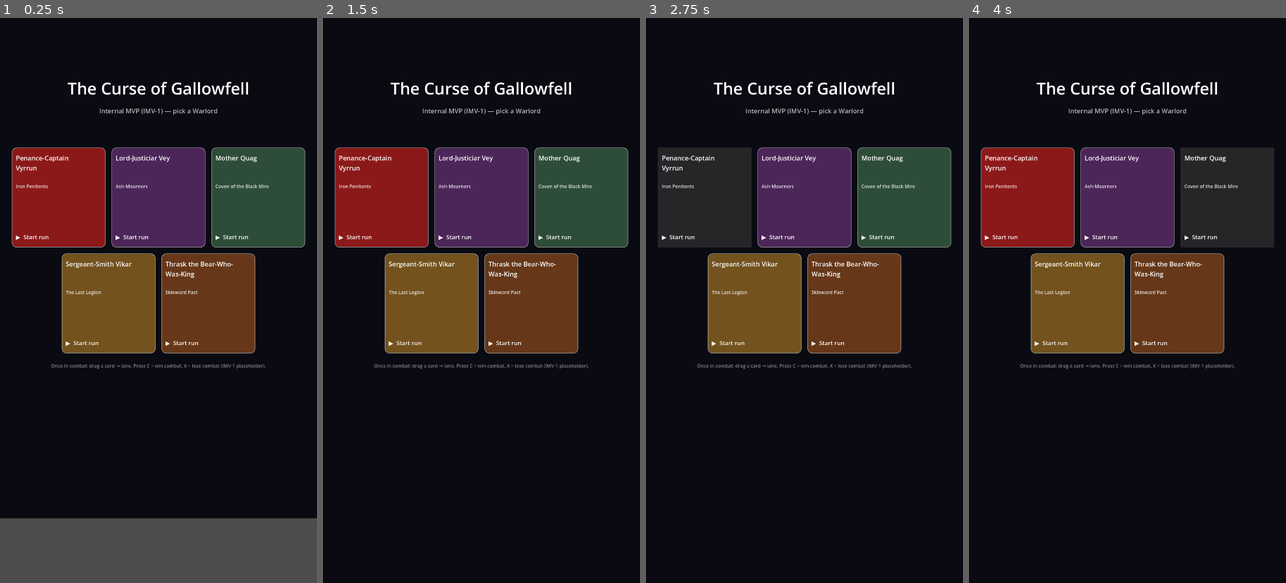
Above: before the commit, frames 1-4 (left to right).
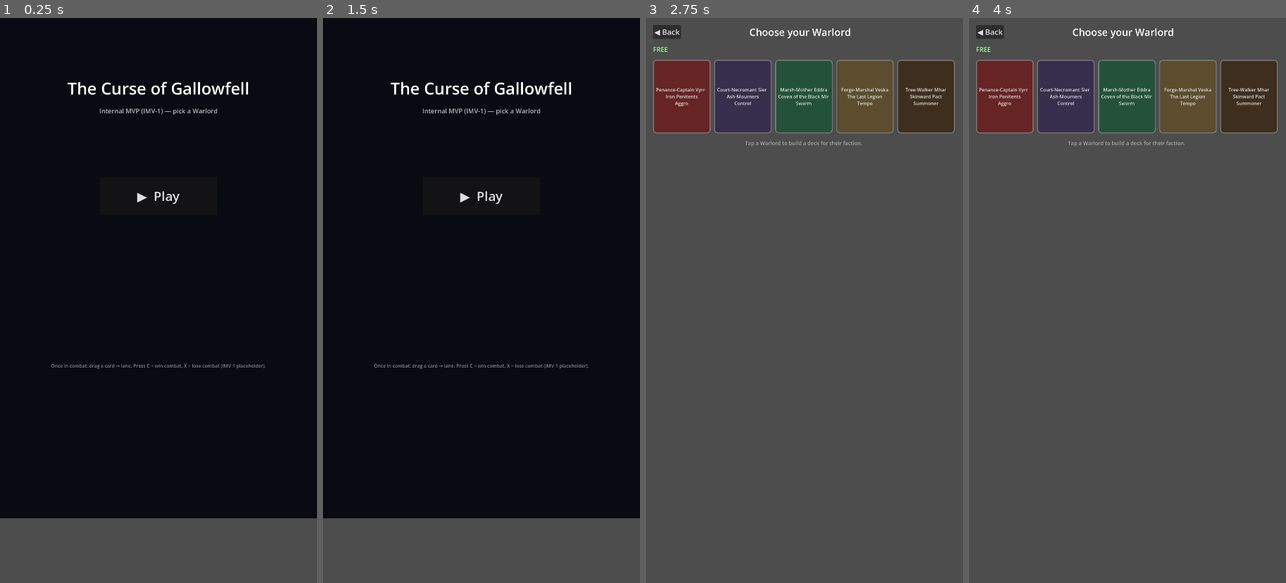
Above: after the commit, the same moments.

Repository: Gonzo8285/MobileGame
Game: Godot game, scene res://scenes/run_controller.tscn
Same seed, same stepped clock (60 frames per second), same inputs: the game is played once before the commit and once after it.
Inputs (mouse positions are in pixels of both pictures, inside the frame that each line leads up to):
- Up to frame 1 (0.25 s): no input
- Up to frame 2 (1.5 s): click "Penance-Captain Vyrrun" (after the commit: "▶ Play") at 0.5 s; click "◀ Back" at 1.25 s
- Up to frame 3 (2.75 s): click "Penance-Captain Vyrrun" (after the commit: "▶ Play") at 2 s
- Up to frame 4 (4 s): click (1127, 198) at 2.75 s, where only the run before the commit has a clickable "Lord-Justiciar Vey"; click (1225, 198) at 3.5 s, where only the run before the commit has a clickable "Mother Quag"

The runs differ from the first frame. In frame 1, 26% of the frame differs, in the area x 3-97%, y 22-60%; in frame 2, 38%; in frame 3, 100%; in frame 4, 100%, in the area x 0-100%, y 0-100%.

Commit message:
feat(warlord): Warlord-select screen + Title/router wiring + WL-5 faction (WL-3/WL-4/WL-5)
- WL-3: src/ui/warlord_select.gd + .tscn — data-driven roster grid from
  WarlordDatabase (5 free selectable; paid rendered locked); tap free -> deck
  builder scoped to that faction. Programmatic UI; detail panel + per-tile art
  deferred polish.
- WL-4: GameState screen-router signals (warlord_select_requested / title_requested)
  + request_* helpers; RunController swaps to WarlordSelect/Title. Title's 5
  hardcoded warlord buttons replaced by a single Play -> Warlord Select.
  deck_builder Back fixed (was change_scene_to_file, which would replace
  RunController itself) -> routes to Warlord Select.
- WL-5: run_controller._get_active_warlord_faction now returns
  WarlordDatabase.faction_of(active_warlord_id) (was a hardcoded match).

Verified: warlord_select_flow_test drives Title->Select->Build->run + Back;
suite 14/14 green.

Co-Authored-By: Claude Opus 4.8 <noreply@anthropic.com>

Diff:
--- /dev/null
+++ b/game/scenes/warlord_select.tscn
@@ -0,0 +1,9 @@
+[gd_scene load_steps=2 format=3 uid="uid://gallowfell_warlord_select"]
+
+[ext_resource type="Script" path="res://src/ui/warlord_select.gd" id="1_warlordselect"]
+
+[node name="WarlordSelect" type="Control"]
+anchors_preset = 15
+anchor_right = 1.0
+anchor_bottom = 1.0
+script = ExtResource("1_warlordselect")
--- a/game/src/main.gd
+++ b/game/src/main.gd
@@ -28,6 +28,7 @@
 		_run_dev_test("res://src/runtime/map_test.gd")           # B2.9
 		_run_dev_test("res://src/runtime/e2e_smoke_test.gd")     # B2.10
 		_run_dev_test("res://src/runtime/deck_builder_flow_test.gd")  # DB-5
+		_run_dev_test("res://src/runtime/warlord_select_flow_test.gd") # WL-4
 
 
 func _run_dev_test(path: String) -> void:
--- a/game/src/runtime/game_state.gd
+++ b/game/src/runtime/game_state.gd
@@ -193,9 +193,23 @@
 # Run lifecycle
 # ============================================================================
 
+## Screen-router signals — RunController swaps to the matching scene (WL-4).
+signal warlord_select_requested()
+signal title_requested()
+
 ## Emitted when a Warlord has been chosen and the player should assemble a deck.
 ## RunController listens and swaps to the deck-builder screen (DB-5).
 signal deck_build_requested(warlord_id: StringName, faction: int)
+
+
+## Ask the run controller to show the Warlord-select screen (WL-4).
+func request_warlord_select() -> void:
+	warlord_select_requested.emit()
+
+
+## Ask the run controller to return to the Title screen (WL-4).
+func request_title() -> void:
+	title_requested.emit()
 
 
 ## Ask the run controller to open the deck-builder for `warlord_id` / `faction`.
--- a/game/src/runtime/run_controller.gd
+++ b/game/src/runtime/run_controller.gd
@@ -22,6 +22,7 @@
 const REWARD_SCENE: PackedScene = preload("res://scenes/reward_view.tscn")
 const GAME_OVER_SCENE: PackedScene = preload("res://scenes/game_over.tscn")
 const DECK_BUILDER_SCENE: PackedScene = preload("res://scenes/deck_builder.tscn")
+const WARLORD_SELECT_SCENE: PackedScene = preload("res://scenes/warlord_select.tscn")
 
 # How many enemies to spawn per combat. Placeholder until proper wave content
 # is per-node. Hook for B2.11 (Hanging Hour escalation per chapter depth).
@@ -39,6 +40,9 @@
 	GameState.run_started.connect(_on_run_started)
 	# DB-5: Title emits deck_build_requested on Warlord pick → show the builder.
 	GameState.deck_build_requested.connect(_on_deck_build_requested)
+	# WL-4: screen router — Title "Play" → Warlord Select; Back → Title.
+	GameState.warlord_select_requested.connect(func(): _swap_to(WARLORD_SELECT_SCENE))
+	GameState.title_requested.connect(func(): _swap_to(TITLE_SCENE))
 	# Start on title screen.
 	_swap_to(TITLE_SCENE)
 
@@ -363,14 +367,8 @@
 
 
 func _get_active_warlord_faction() -> int:
-	# Map starter warlord ids → factions. Real game reads from Warlord resource.
-	match GameState.active_warlord_id:
-		&"vyrrun": return GFEnums.Faction.IRON_PENITENTS
-		&"vey":    return GFEnums.Faction.ASH_MOURNERS
-		&"quag":   return GFEnums.Faction.COVEN
-		&"sergeant_smith_vikar": return GFEnums.Faction.LAST_LEGION
-		&"thrask": return GFEnums.Faction.SKINWARD_PACT
-		_:         return GFEnums.Faction.NEUTRAL
+	# WL-5: resolve via the roster DB (was a hardcoded match).
+	return WarlordDatabase.faction_of(GameState.active_warlord_id)
 
 
 
--- /dev/null
+++ b/game/src/runtime/warlord_select_flow_test.gd
@@ -0,0 +1,53 @@
+extends Node
+## WL-4 — Title → Warlord-Select → Deck-Builder wiring (headless integration).
+##
+## Drives the scene router through RunController: Title "Play" opens Warlord
+## Select; selecting a Warlord opens the deck-builder scoped to that faction;
+## run_controller resolves the same faction via WarlordDatabase (WL-5); Back
+## from the builder returns to Warlord Select. PASS = 0 errors.
+
+
+func _ready() -> void:
+	var rc := _run()
+	if rc == 0:
+		print("[warlord_select_flow_test] PASS")
+	else:
+		printerr("[warlord_select_flow_test] FAIL — %d errors" % rc)
+
+
+func _run() -> int:
+	var errors := 0
+
+	var ctrl := (load("res://scenes/run_controller.tscn") as PackedScene).instantiate() as RunController
+	add_child(ctrl)  # boots to Title
+
+	# Title "Play" → Warlord Select.
+	GameState.request_warlord_select()
+	if not (ctrl._active_child is WarlordSelect):
+		printerr("Play did not open WarlordSelect (got %s)" %
+				("null" if ctrl._active_child == null else ctrl._active_child.get_class()))
+		ctrl.queue_free()
+		return errors + 1
+
+	# Select Sieren (Ash-Mourners) → deck-builder scoped to that faction.
+	GameState.active_warlord_id = &"sieren"
+	GameState.request_deck_build(&"sieren", GFEnums.Faction.ASH_MOURNERS)
+	if not (ctrl._active_child is DeckBuilder):
+		errors += 1; printerr("Select did not open DeckBuilder")
+	else:
+		var db := ctrl._active_child as DeckBuilder
+		if db._faction != GFEnums.Faction.ASH_MOURNERS:
+			errors += 1; printerr("deck-builder faction %d, expected ASH_MOURNERS" % db._faction)
+
+	# WL-5: run_controller resolves the same faction via WarlordDatabase.
+	if ctrl._get_active_warlord_faction() != GFEnums.Faction.ASH_MOURNERS:
+		errors += 1; printerr("run_controller faction != ASH_MOURNERS via WarlordDatabase")
+
+	# Back from the builder → Warlord Select (not change_scene_to_file).
+	if ctrl._active_child is DeckBuilder:
+		ctrl._active_child._on_back()
+		if not (ctrl._active_child is WarlordSelect):
+			errors += 1; printerr("deck-builder Back did not return to WarlordSelect")
+
+	ctrl.queue_free()
+	return errors
--- a/game/src/ui/deck_builder.gd
+++ b/game/src/ui/deck_builder.gd
@@ -145,7 +145,10 @@
 
 
 func _on_back() -> void:
-	get_tree().change_scene_to_file("res://scenes/title.tscn")
+	# Route back through the RunController scene router (WL-4). NOT
+	# change_scene_to_file — the builder is RunController's child, so that would
+	# replace RunController itself. Back → Warlord select.
+	GameState.request_warlord_select()
 
 
 # ============================================================================
--- a/game/src/ui/title.gd
+++ b/game/src/ui/title.gd
@@ -41,34 +41,16 @@
 	sub.horizontal_alignment = HORIZONTAL_ALIGNMENT_CENTER
 	add_child(sub)
 
-	# Three warlord buttons.
-	var warlords := [
-		{"id": &"vyrrun", "name": "Penance-Captain Vyrrun", "faction": "Iron Penitents", "colour": Color(0.55, 0.10, 0.10)},
-		{"id": &"vey",    "name": "Lord-Justiciar Vey",     "faction": "Ash-Mourners",   "colour": Color(0.30, 0.15, 0.35)},
-		{"id": &"quag",   "name": "Mother Quag",            "faction": "Coven of the Black Mire", "colour": Color(0.18, 0.30, 0.22)},
-		{"id": &"sergeant_smith_vikar", "name": "Sergeant-Smith Vikar", "faction": "The Last Legion", "colour": Color(0.45, 0.32, 0.12)},
-		{"id": &"thrask", "name": "Thrask the Bear-Who-Was-King", "faction": "Skinward Pact", "colour": Color(0.40, 0.22, 0.10)},
-	]
-	# Two-row grid: 3 across the top, 2 centred underneath. 1080px viewport.
-	var btn_w: float = 320.0
-	var btn_h: float = 340.0
-	var gap: float = 20.0
-	var top_row_count: int = 3
-	var top_row_w: float = top_row_count * btn_w + (top_row_count - 1) * gap
-	var top_x_start: float = (1080.0 - top_row_w) * 0.5
-	var bot_row_count: int = warlords.size() - top_row_count
-	var bot_row_w: float = bot_row_count * btn_w + (bot_row_count - 1) * gap
-	var bot_x_start: float = (1080.0 - bot_row_w) * 0.5
-	for i in range(warlords.size()):
-		var w: Dictionary = warlords[i]
-		var btn := _make_warlord_button(w)
-		if i < top_row_count:
-			btn.position = Vector2(top_x_start + i * (btn_w + gap), 440)
-		else:
-			var j: int = i - top_row_count
-			btn.position = Vector2(bot_x_start + j * (btn_w + gap), 440 + btn_h + gap)
-		btn.size = Vector2(btn_w, btn_h)
-		add_child(btn)
+	# WL-4: a single Play button opens the data-driven Warlord-select screen.
+	# (The old hardcoded warlord grid is superseded by WarlordSelect; the
+	# _make_warlord_button/_start_run_with helpers below are now dead code.)
+	var play := Button.new()
+	play.text = "▶  Play"
+	play.add_theme_font_size_override("font_size", 44)
+	play.position = Vector2(340, 540)
+	play.size = Vector2(400, 130)
+	play.pressed.connect(func(): GameState.request_warlord_select())
+	add_child(play)
 
 	# Footer.
 	var foot := Label.new()
--- /dev/null
+++ b/game/src/ui/warlord_select.gd
@@ -0,0 +1,151 @@
+extends Control
+class_name WarlordSelect
+
+## Warlord-select roster screen (WL-3). Data-driven from WarlordDatabase.
+## Free Warlords are selectable → deck-builder scoped to their faction; paid
+## Warlords render locked (none authored yet). Programmatic UI (title.gd
+## convention). Spec: WARLORDSELECT_SPEC_2026-06-01.md.
+##
+## v0: functional roster grid — each tile shows name + faction + archetype, tap
+## a free tile to select. The bigger detail panel (art + signature names) and
+## per-tile art are deferred polish; the core Title→Select→Build→run path works.
+
+const _ARCHETYPE := {
+	GFEnums.Faction.IRON_PENITENTS: "Aggro",
+	GFEnums.Faction.ASH_MOURNERS: "Control",
+	GFEnums.Faction.COVEN: "Swarm",
+	GFEnums.Faction.LAST_LEGION: "Tempo",
+	GFEnums.Faction.SKINWARD_PACT: "Summoner",
+}
+
+
+func _ready() -> void:
+	anchor_right = 1.0
+	anchor_bottom = 1.0
+	_build_ui()
+
+
+func _build_ui() -> void:
+	var bg := ColorRect.new()
+	bg.anchor_right = 1.0
+	bg.anchor_bottom = 1.0
+	bg.color = Color(0.05, 0.05, 0.08, 1)
+	bg.mouse_filter = Control.MOUSE_FILTER_IGNORE
+	add_child(bg)
+
+	var root := VBoxContainer.new()
+	root.anchor_right = 1.0
+	root.anchor_bottom = 1.0
+	root.offset_left = 24
+	root.offset_top = 24
+	root.offset_right = -24
+	root.offset_bottom = -24
+	root.add_theme_constant_override("separation", 20)
+	add_child(root)
+
+	# ---- Header + Back ----------------------------------------------------
+	var top := HBoxContainer.new()
+	top.add_theme_constant_override("separation", 16)
+	root.add_child(top)
+	var back := Button.new()
+	back.text = "◀ Back"
+	back.add_theme_font_size_override("font_size", 26)
+	back.pressed.connect(func(): GameState.request_title())
+	top.add_child(back)
+	var title := Label.new()
+	title.text = "Choose your Warlord"
+	title.add_theme_font_size_override("font_size", 34)
+	title.size_flags_horizontal = Control.SIZE_EXPAND_FILL
+	title.horizontal_alignment = HORIZONTAL_ALIGNMENT_CENTER
+	top.add_child(title)
+	var spacer := Control.new()
+	spacer.custom_minimum_size = Vector2(120, 0)
+	top.add_child(spacer)
+
+	# ---- FREE row ---------------------------------------------------------
+	var free_lbl := Label.new()
+	free_lbl.text = "FREE"
+	free_lbl.add_theme_font_size_override("font_size", 22)
+	free_lbl.modulate = Color(0.6, 1, 0.6)
+	root.add_child(free_lbl)
+	var free_grid := GridContainer.new()
+	free_grid.columns = 5
+	free_grid.add_theme_constant_override("h_separation", 12)
+	free_grid.add_theme_constant_override("v_separation", 12)
+	root.add_child(free_grid)
+	for w in WarlordDatabase.free_warlords():
+		free_grid.add_child(_make_warlord_tile(w, false))
+
+	# ---- LOCKED row (paid — none authored yet) ----------------------------
+	var paid := WarlordDatabase.paid_warlords()
+	if not paid.is_empty():
+		var lock_lbl := Label.new()
+		lock_lbl.text = "LOCKED"
+		lock_lbl.add_theme_font_size_override("font_size", 22)
+		lock_lbl.modulate = Color(0.75, 0.75, 0.75)
+		root.add_child(lock_lbl)
+		var paid_grid := GridContainer.new()
+		paid_grid.columns = 5
+		paid_grid.add_theme_constant_override("h_separation", 12)
+		paid_grid.add_theme_constant_override("v_separation", 12)
+		root.add_child(paid_grid)
+		for w in paid:
+			paid_grid.add_child(_make_warlord_tile(w, true))
+
+	var foot := Label.new()
+	foot.text = "Tap a Warlord to build a deck for their faction."
+	foot.add_theme_font_size_override("font_size", 18)
+	foot.modulate = Color(1, 1, 1, 0.5)
+	foot.size_flags_vertical = Control.SIZE_EXPAND_FILL
+	foot.vertical_alignment = VERTICAL_ALIGNMENT_BOTTOM
+	foot.horizontal_alignment = HORIZONTAL_ALIGNMENT_CENTER
+	root.add_child(foot)
+
+
+func _make_warlord_tile(w: Warlord, locked: bool) -> Control:
+	var tile := Button.new()
+	tile.custom_minimum_size = Vector2(196, 250)
+	tile.clip_text = true
+	var arch: String = _ARCHETYPE.get(w.faction, "—")
+	var lock_line := "\n\n[ Unlock in IMV-2 ]" if locked else ""
+	tile.text = "%s\n\n%s\n%s%s" % [w.display_name, _faction_name(w.faction), arch, lock_line]
+	var sb := StyleBoxFlat.new()
+	sb.bg_color = Color(0.12, 0.12, 0.14) if locked else _faction_tint(w.faction)
+	sb.set_border_width_all(3)
+	sb.border_color = Color(1, 1, 1, 0.25)
+	sb.set_corner_radius_all(12)
+	sb.set_content_margin_all(10)
+	tile.add_theme_stylebox_override("normal", sb)
+	tile.add_theme_stylebox_override("hover", sb)
+	tile.add_theme_stylebox_override("pressed", sb)
+	if locked:
+		tile.modulate = Color(0.6, 0.6, 0.65)
+		# IMV-2 stub — tapping a paid Warlord does nothing yet (no purchase flow).
+	else:
+		tile.pressed.connect(func(): _on_select(w))
+	return tile
+
+
+func _on_select(w: Warlord) -> void:
+	GameState.active_warlord_id = w.id
+	GameState.request_deck_build(w.id, w.faction)
+
+
+func _faction_name(f: int) -> String:
+	match f:
+		GFEnums.Faction.IRON_PENITENTS: return "Iron Penitents"
+		GFEnums.Faction.ASH_MOURNERS: return "Ash-Mourners"
+		GFEnums.Faction.COVEN: return "Coven of the Black Mire"
+		GFEnums.Faction.LAST_LEGION: return "The Last Legion"
+		GFEnums.Faction.SKINWARD_PACT: return "Skinward Pact"
+		_: return "Neutral"
+
+
+func _faction_tint(f: int) -> Color:
+	match f:
+		GFEnums.Faction.IRON_PENITENTS: return Color(0.40, 0.14, 0.14)
+		GFEnums.Faction.ASH_MOURNERS: return Color(0.22, 0.18, 0.30)
+		GFEnums.Faction.COVEN: return Color(0.14, 0.32, 0.22)
+		GFEnums.Faction.LAST_LEGION: return Color(0.36, 0.30, 0.18)
+		GFEnums.Faction.SKINWARD_PACT: return Color(0.24, 0.18, 0.12)
+		_: return Color(0.18, 0.18, 0.20)
